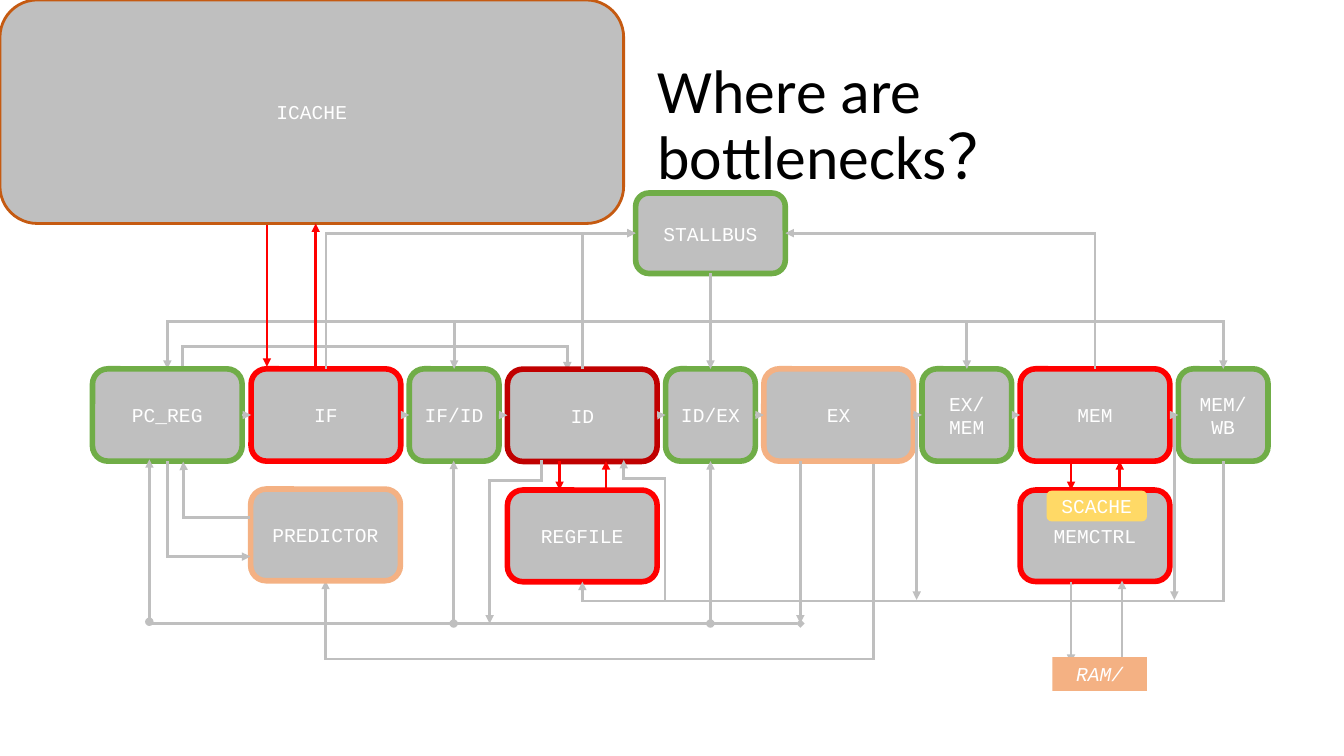
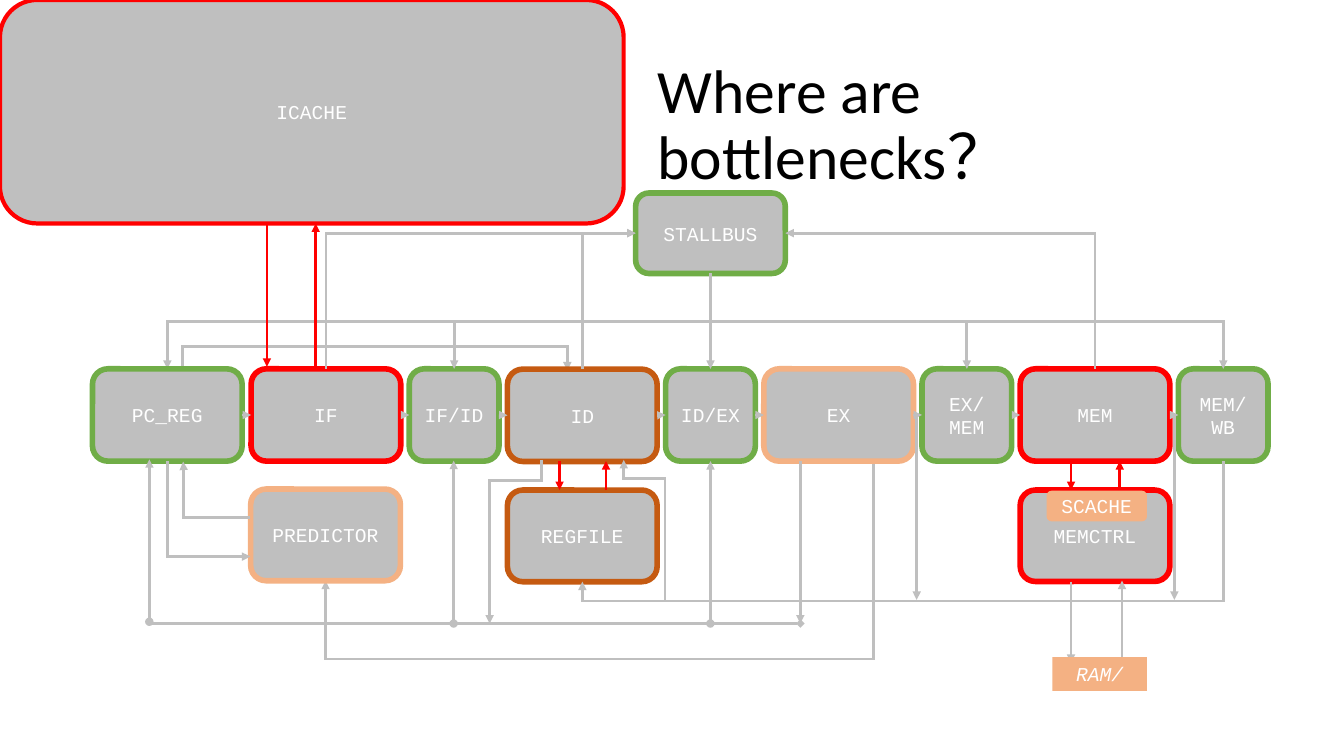
Before and after one commit to fstqwq/PipyV, a slide deck: slide 9 of arch_pre.pptx. Drawn at 1344x756 pixels with LibreOffice and Linux fonts; fonts in the diff are those of the drawing. Boxes give left, top, right and bottom in pixels: in the first picture for what was removed or moved away, otherwise in the second. Text is boxed around its words. In the diff, an @@ line names an element or a change of style, - is before the commit and + after.

```diff
--- a/arch_pre.pptx
+++ b/arch_pre.pptx
@@ rounded rectangle "ICACHE" at bbox=[0, 0, 624, 224]: outline #C55A11 2 pt to #FF0000 3 pt @@
@@ rounded rectangle "ID" at bbox=[507, 369, 656, 462]: outline #C00000 4 pt to #C55A11 4 pt @@
@@ rounded rectangle "REGFILE" at bbox=[507, 490, 656, 582]: outline #FF0000 4 pt to #C55A11 4 pt @@
@@ rounded rectangle "SCACHE" at bbox=[1047, 491, 1147, 522]: fill #FFD966 to #F4B183 @@
```
Also in this commit, not shown: 7 other slides changed, 3 slides added.
